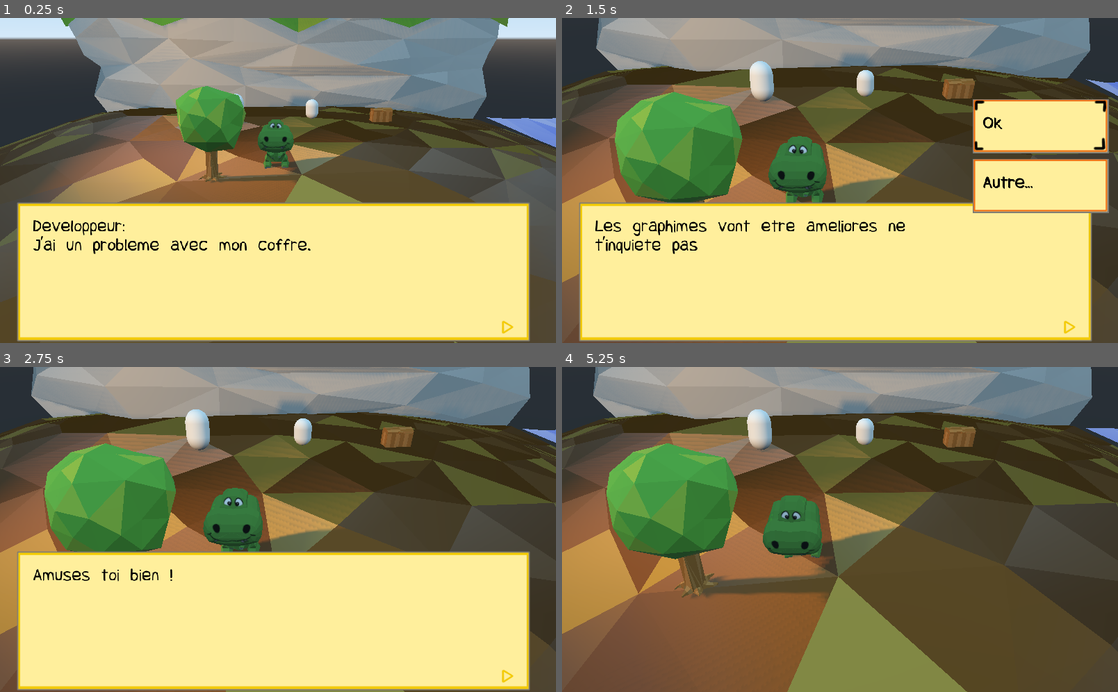
Above: before the commit, frames 1-4 (two rows, left to right).
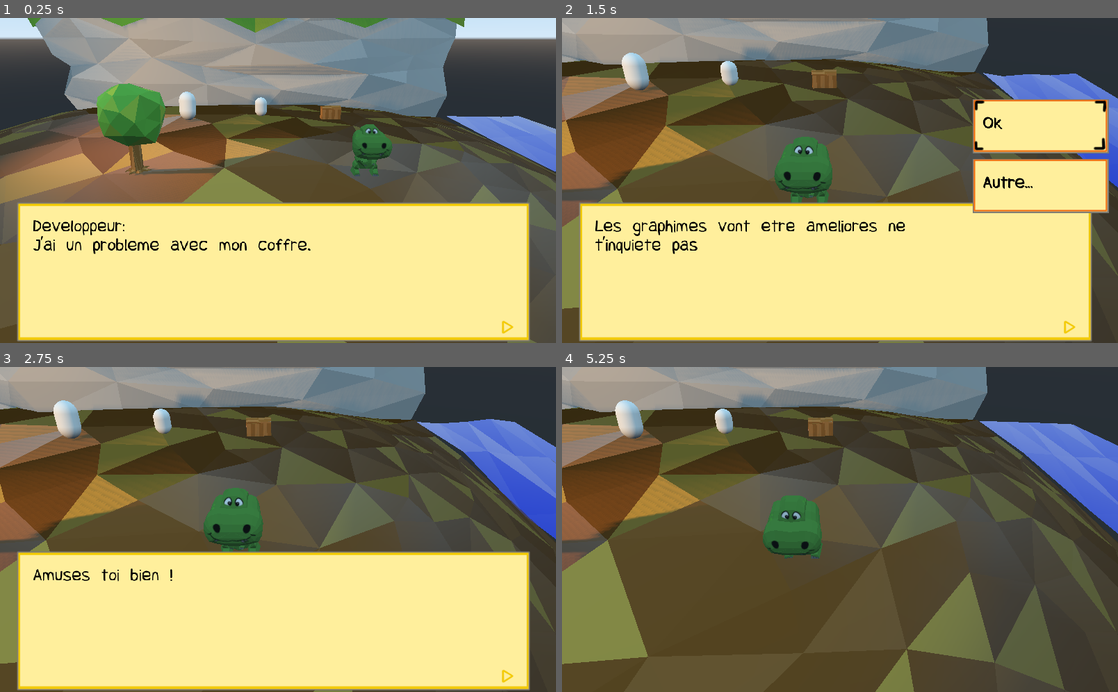
Above: after the commit, the same moments.

Repository: pisgah-fogel/SmallWorld3D
Game: Godot game, scene res://TestScene.tscn
Two runs of this game, one before a commit and one after it. Both use one fixed random seed, a clock stepped at 60 frames per second and the inputs below.
Inputs (mouse positions are in pixels of both pictures, inside the frame that each line leads up to):
- Up to frame 1 (0.25 s): no input
- Up to frame 2 (1.5 s): tap Enter at 0.5 s; move the mouse to (962, 164) at 0.52 s; hold Right (ui_right) 0.53-1.25 s; hold A (ui_action) 0.53-1.25 s; click (962, 164) at 0.67 s; drag from (728, 196) to (812, 245) at 1.27 s
- Up to frame 3 (2.75 s): move the mouse to (333, 458) at 2.02 s; hold Right (ui_right) from 2.03 s (still down); hold A (ui_action) from 2.03 s (still down)
- Up to frame 4 (5.25 s): release Right (ui_right) at 2.75 s; release A (ui_action) at 2.75 s; drag from (812, 594) to (673, 480) at 2.77 s; move the mouse to (1006, 578) at 3.52 s; hold Left (ui_left) 3.53-4.25 s; hold A (ui_action) 3.53-4.25 s; tap Escape (ui_cancel) at 4.15 s; drag from (673, 480) to (756, 448) at 4.27 s; move the mouse to (867, 529) at 5.02 s; hold Down (ui_down) from 5.03 s (still down); hold A (ui_action) from 5.03 s (still down); click (867, 529) at 5.17 s

The runs differ from the first frame. In frame 1, 29% of the frame differs, in the area x 0-100%, y 0-100%; in frame 2, 37%; in frame 3, 41%; in frame 4, 65%.

Commit message:
Throw fishing bait anywhere

Diff:
--- a/Character.gd
+++ b/Character.gd
@@ -3,6 +3,7 @@
 export var speed = 200
 export var gravity = 600
 export var max_inventory = 5*2
+export var fishing_distance = 4
 var velocity = Vector2(0, 0)
 
 onready var mMesh = $Trex
@@ -10,8 +11,9 @@
 onready var mCollisionShape = $Trex/KinematicBody/CollisionShape
 onready var mTimer = $Timer
 
-enum State {MOVE, ACTION, INVENTORY}
+enum State {MOVE, ACTION, INVENTORY, FISHING}
 var mState = State.MOVE
+var Item = preload("res://Item.gd")
 
 var objectList = []
 class Wallet:
@@ -36,6 +38,8 @@
 			pass
 		State.ACTION:
 			pass
+		State.FISHING:
+			state_fishing(delta)
 
 func _end_animation(anim_name):
 	match mState:
@@ -55,16 +59,18 @@
 	match mState:
 		State.MOVE:
 			if event.is_action_pressed("ui_action"):
-				start_action()
+				if objectList.size() > 0 and objectList[0] != null and objectList[0].id == Item._id.ID_FISHINGROT:
+					start_fishing()
+				else:
+					start_action()
 			elif event.is_action_pressed("ui_inventory"):
 				start_inventory()
 			elif event.is_action_pressed("ui_cheat"):
 				mWallet.money += 10
 				if haveSpareSpace():
-					var Item = load('res://Item.gd')
 					var object = Item.new()
-					#object.id = Item._id.ID_GRASS
-					object.id = randi()%5
+					#object.id = Item._id.ID_FISHINGROT
+					object.id = randi()%20
 					object.name = Item._name[object.id]
 					object.data["quality"] = randi()%3;
 					addObjectToInventory(object)
@@ -76,7 +82,34 @@
 		State.INVENTORY:
 			if event.is_action_pressed("ui_cancel") or event.is_action_pressed("ui_inventory"):
 				end_inventory()
-
+		State.FISHING:
+			event_fishing(event)
+
+##################### FISHING  ########################
+var mBait = null
+func start_fishing():
+	mState = State.FISHING
+	reset_movements_and_picking()
+	if mBait == null:
+		var Bait = load("res://StaticBait.tscn")
+		mBait = Bait.instance()
+		mBait.translation = Vector3(fishing_distance*sin(mMesh.rotation.y), 0, fishing_distance*cos(mMesh.rotation.y))
+		mBait.connect("fishCatched", self, "_fishCatched")
+		mBait.connect("baitEaten", self, "_baitEaten")
+		add_child(mBait)
+
+func state_fishing(delta):
+	pass
+
+func event_fishing(event):
+	if event.is_action_pressed("ui_cancel") or event.is_action_pressed("ui_inventory"):
+		stop_fishing()
+	# TODO: pull bait back if ui_action and frighten or catch...
+
+func stop_fishing():
+	if mBait:
+		mBait.queue_free()
+	mState = State.MOVE
 ################## INVENTORY STATE ####################
 const Inventory = preload("res://Inventory.tscn")
 var inventoryInstance = null
--- a/Item.gd
+++ b/Item.gd
@@ -9,7 +9,20 @@
 	ID_GRASS3 = 3,
 	ID_GRASS4 = 4,
 	ID_TURTLE = 5,
-	ID_FISH = 6
+	ID_FISH = 6,
+	ID_SEED_1 = 7,
+	ID_SEED_2 = 8,
+	ID_SEED_3 = 9,
+	ID_SEED_4 = 10,
+	ID_TURNIP = 11,
+	ID_GREENMELON = 12,
+	ID_YELLOWMELON = 13,
+	ID_TOMATO = 14,
+	ID_ORANGE = 15,
+	ID_GRAPE = 16,
+	ID_SUNFLOWER = 17,
+	ID_STRAWBERRY = 18,
+	ID_FISHINGROT = 19
 }
 
 const _name = [
@@ -19,7 +32,20 @@
 	"Yellow plant",
 	"Red plant",
 	"Turtle",
-	"Blue Fish"
+	"Blue Fish",
+	"seed",
+	"seed",
+	"seed",
+	"seed",
+	"Turnip",
+	"Green Melon",
+	"Yellow Melon",
+	"Tomato",
+	"Orange",
+	"Grape",
+	"Sunflower",
+	"Strawberry",
+	"FishingRot"
 ]
 
 export var id: int = 0
--- /dev/null
+++ b/StaticBait.tscn
@@ -0,0 +1,22 @@
+[gd_scene load_steps=4 format=2]
+
+[ext_resource path="res://StaticBait.gd" type="Script" id=1]
+
+[sub_resource type="SphereShape" id=1]
+radius = 0.245584
+
+[sub_resource type="CapsuleMesh" id=2]
+
+[node name="StaticBait" type="StaticBody"]
+transform = Transform( 1, 0, 0, 0, 1, 0, 0, 0, 1, 18.4487, -0.0741369, -4.03749 )
+collision_layer = 32
+collision_mask = 2147483648
+script = ExtResource( 1 )
+
+[node name="CollisionShape" type="CollisionShape" parent="."]
+shape = SubResource( 1 )
+
+[node name="MeshInstance" type="MeshInstance" parent="."]
+transform = Transform( 0.1, 0, 0, 0, -1.62921e-08, -0.1, 0, 0.1, -1.62921e-08, 0, 0, 0 )
+mesh = SubResource( 2 )
+material/0 = null
--- a/TestScene.tscn
+++ b/TestScene.tscn
@@ -14,7 +14,6 @@
 [ext_resource path="res://StaticShop.gd" type="Script" id=15]
 [ext_resource path="res://gfx/Fish.glb" type="PackedScene" id=16]
 [ext_resource path="res://SpatialFish.gd" type="Script" id=17]
-[ext_resource path="res://StaticBait.gd" type="Script" id=18]
 
 [sub_resource type="BoxShape" id=6]
 extents = Vector3( 0.460814, 0.497213, 0.542647 )
@@ -70,11 +69,6 @@
 
 [sub_resource type="SphereShape" id=18]
 radius = 1.42395
-
-[sub_resource type="SphereShape" id=19]
-radius = 0.245584
-
-[sub_resource type="CapsuleMesh" id=20]
 
 [node name="TestScene" type="Spatial" groups=[
 "save",
@@ -102,11 +96,12 @@
 [node name="Character" type="KinematicBody" parent="." groups=[
 "save",
 ]]
+transform = Transform( 1, 0, 0, 0, 1, 0, 0, 0, 1, 7.08301, 0, 0 )
 collision_layer = 2
 script = ExtResource( 3 )
 
 [node name="Trex" parent="Character" instance=ExtResource( 2 )]
-transform = Transform( 1, 0, 0, 0, 1, 0, 0, 0, 1, 1.97154, -2.3131, -1.09857 )
+transform = Transform( 1, 0, 0, 0, 1, 0, 0, 0, 1, 0.0425047, -2.3131, 0.154641 )
 
 [node name="KinematicBody" type="KinematicBody" parent="Character/Trex"]
 transform = Transform( 1, 0, 0, 0, 1, 0, 0, 0, 1, -1.97154, 2.3131, 1.09857 )
@@ -119,10 +114,10 @@
 disabled = true
 
 [node name="CameraTarget" type="Spatial" parent="Character"]
-transform = Transform( 1, 0, 0, 0, 0.837089, 0.547067, 0, -0.547067, 0.837089, 2.781, 5.46648, 4.81236 )
+transform = Transform( 1, 0, 0, 0, 0.837089, 0.547067, 0, -0.547067, 0.837089, 0.85197, 5.46648, 6.06557 )
 
 [node name="CollisionShape" type="CollisionShape" parent="Character"]
-transform = Transform( 1, 0, 0, 0, 1, 0, 0, 0, 1, 1.93078, 1.8988, -1.16193 )
+transform = Transform( 1, 0, 0, 0, 1, 0, 0, 0, 1, 0.00174415, 1.8988, 0.0912843 )
 shape = SubResource( 2 )
 
 [node name="Timer" type="Timer" parent="Character"]
@@ -285,20 +280,6 @@
 shape = SubResource( 18 )
 
 [node name="Timer" type="Timer" parent="SpatialFish"]
-
-[node name="StaticBait" type="StaticBody" parent="."]
-transform = Transform( 1, 0, 0, 0, 1, 0, 0, 0, 1, 18.4487, -0.0741369, -4.03749 )
-collision_layer = 32
-collision_mask = 2147483648
-script = ExtResource( 18 )
-
-[node name="CollisionShape" type="CollisionShape" parent="StaticBait"]
-shape = SubResource( 19 )
-
-[node name="MeshInstance" type="MeshInstance" parent="StaticBait"]
-transform = Transform( 0.1, 0, 0, 0, -0.00174175, -0.0999848, 0, 0.0999848, -0.00174175, 0, 0, 0 )
-mesh = SubResource( 20 )
-material/0 = null
 [connection signal="timeout" from="Character/Timer" to="Character" method="_on_Timer_timeout"]
 [connection signal="body_entered" from="StaticChest/Area" to="StaticChest" method="_on_Area_body_entered"]
 [connection signal="body_entered" from="StaticBin/Area" to="StaticBin" method="_on_Area_body_entered"]
Not shown: 1 places in TestScene.tscn that only renumber resources
